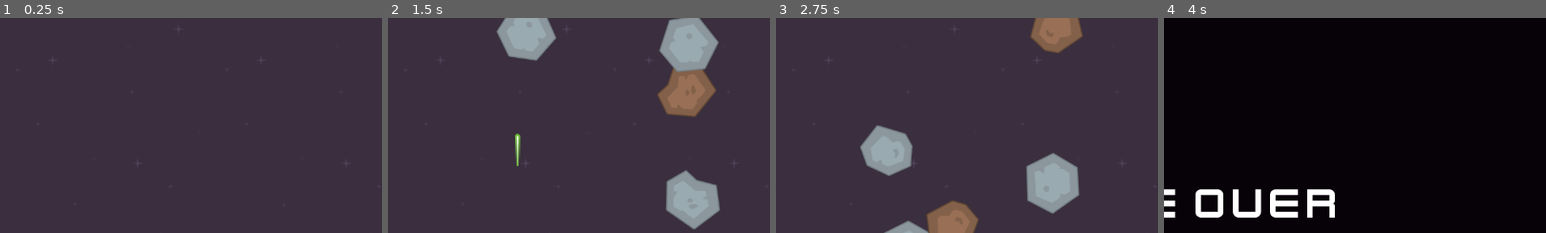
Above: before the commit, frames 1-4 (left to right).
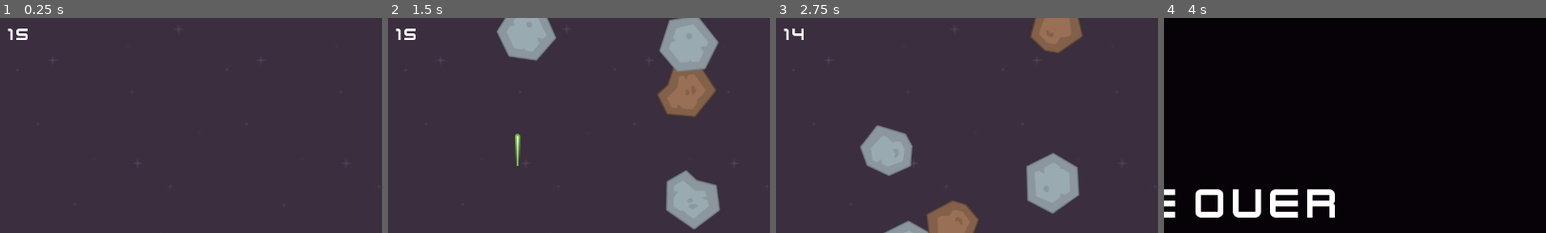
Above: after the commit, the same moments.

Repository: DemianFlury/SpaceShooter
Game: Godot game, scene res://Scenes/level.tscn
Same seed, same stepped clock (60 frames per second), same inputs: the game is played once before the commit and once after it.
Inputs:
- Up to frame 1 (0.25 s): no input
- Up to frame 2 (1.5 s): hold Right (right) 0.53-1.28 s; tap Space (shoot) at 0.6, 1.35 s; hold Down (back) from 1.28 s (still down)
- Up to frame 3 (2.75 s): release Down (back) at 2.03 s; hold Right (right) from 2.03 s (still down); tap Space (shoot) at 2.1 s
- Up to frame 4 (4 s): release Right (right) at 2.78 s; hold Up (forward) 2.78-3.53 s; tap Space (shoot) at 2.85, 3.6 s; hold Left (left) from 3.53 s (still down)
The pictures show only the part of the screen within x 47-97%, y 0-50%; the shares and areas given below are measured in that part.

The runs differ from the first frame. In frame 1, 0.2% of the frame differs, in the area x 2-8%, y 4-11%; in frame 2, 0.2%; in frame 3, 0.1%; in frame 4, nothing differs.

Commit message:
add win countdown to ui

Diff:
--- a/Scenes/level.gd
+++ b/Scenes/level.gd
@@ -9,12 +9,9 @@
 	meteor.connect('collision', _on_meteor_collision)
 
 func _on_meteor_collision():
-	get_tree().change_scene_to_file("res://Scenes/game_over.tscn")
+	get_tree().call_deferred("change_scene_to_file", "res://Scenes/game_over.tscn")
 
 func _on_player_shoot_laser(pos):
 	var laser = laser_scene.instantiate()
 	$Lasers.add_child(laser)
 	laser.position = pos
-
-func _on_win_timer_timeout():
-	get_tree().change_scene_to_file("res://Scenes/game_win.tscn")
--- a/Scenes/level.tscn
+++ b/Scenes/level.tscn
@@ -1,8 +1,9 @@
-[gd_scene load_steps=6 format=3 uid="uid://cus3mr4na6ypg"]
+[gd_scene load_steps=7 format=3 uid="uid://cus3mr4na6ypg"]
 
 [ext_resource type="Script" path="res://Scenes/level.gd" id="1_b8mv7"]
 [ext_resource type="PackedScene" uid="uid://crwtuiorbsreg" path="res://Scenes/player.tscn" id="1_wktvb"]
 [ext_resource type="Texture2D" uid="uid://b5mo75a08wvg6" path="res://Sprites/Backgrounds/bg_full.png" id="2_7lf3x"]
+[ext_resource type="PackedScene" uid="uid://c32nbkg8pjact" path="res://Scenes/score_ui.tscn" id="4_hp8e4"]
 
 [sub_resource type="RectangleShape2D" id="RectangleShape2D_jbbxr"]
 size = Vector2(10, 720)
@@ -61,10 +62,7 @@
 
 [node name="Lasers" type="Node2D" parent="."]
 
-[node name="WinTimer" type="Timer" parent="."]
-wait_time = 15.0
-autostart = true
+[node name="ScoreUI" parent="." instance=ExtResource("4_hp8e4")]
 
 [connection signal="shoot_laser" from="Player" to="." method="_on_player_shoot_laser"]
 [connection signal="timeout" from="MeteorTimer" to="." method="_on_meteor_timer_timeout"]
-[connection signal="timeout" from="WinTimer" to="." method="_on_win_timer_timeout"]
--- /dev/null
+++ b/Scenes/score_ui.gd
@@ -0,0 +1,10 @@
+extends CanvasLayer
+
+func _ready():
+	$MarginContainer/ScoreLabel.text = str(int($WinTimer.time_left))
+
+func _on_win_timer_timeout():
+	get_tree().call_deferred("change_scene_to_file", "res://Scenes/game_win.tscn")
+
+func _on_update_score_timer_timeout():
+	$MarginContainer/ScoreLabel.text = str(ceil($WinTimer.time_left))
--- /dev/null
+++ b/Scenes/score_ui.tscn
@@ -0,0 +1,34 @@
+[gd_scene load_steps=3 format=3 uid="uid://c32nbkg8pjact"]
+
+[ext_resource type="Script" path="res://Scenes/score_ui.gd" id="1_247ip"]
+[ext_resource type="FontFile" uid="uid://bf5use6b88osy" path="res://Sprites/UI/kenvector_future.ttf" id="1_pf46b"]
+
+[node name="ScoreUI" type="CanvasLayer"]
+script = ExtResource("1_247ip")
+
+[node name="MarginContainer" type="MarginContainer" parent="."]
+anchors_preset = 5
+anchor_left = 0.5
+anchor_right = 0.5
+offset_left = -20.0
+offset_right = 20.0
+offset_bottom = 40.0
+grow_horizontal = 2
+theme_override_constants/margin_top = 10
+
+[node name="ScoreLabel" type="Label" parent="MarginContainer"]
+layout_mode = 2
+theme_override_fonts/font = ExtResource("1_pf46b")
+theme_override_font_sizes/font_size = 30
+text = "123"
+horizontal_alignment = 1
+
+[node name="UpdateScoreTimer" type="Timer" parent="."]
+autostart = true
+
+[node name="WinTimer" type="Timer" parent="."]
+wait_time = 15.0
+autostart = true
+
+[connection signal="timeout" from="UpdateScoreTimer" to="." method="_on_update_score_timer_timeout"]
+[connection signal="timeout" from="WinTimer" to="." method="_on_win_timer_timeout"]
